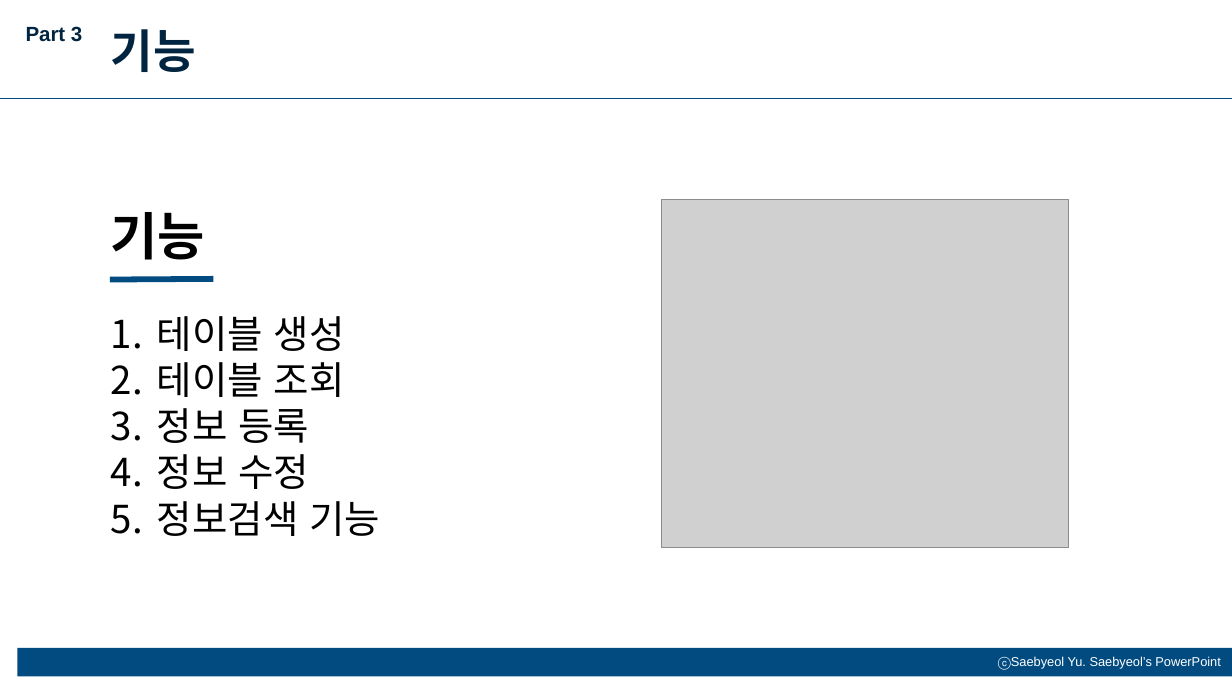
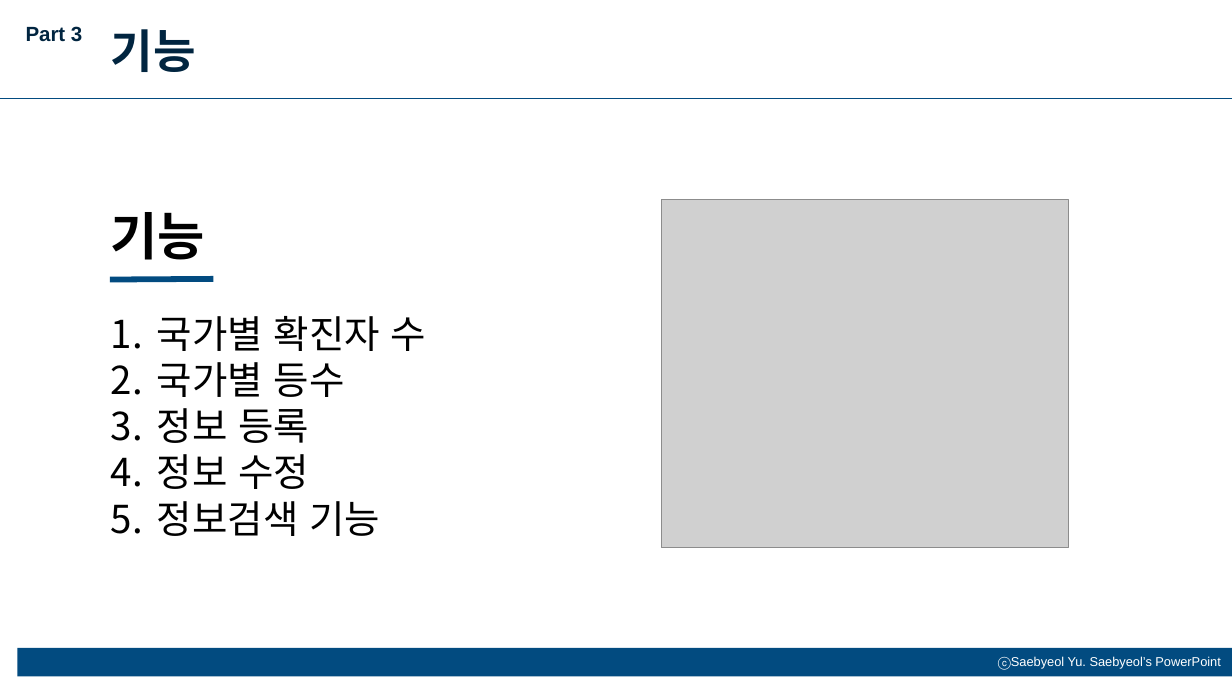
Before and after one commit to tjwnsgh112233/30412, a slide deck: slide 10 of 코로나 국가별 인원(30412서준호).pptx. Drawn at 1232x693 pixels with LibreOffice and Linux fonts; fonts in the diff are those of the drawing; grey boxes stand for pictures. Boxes give left, top, right and bottom in pixels: in the first picture for what was removed or moved away, otherwise in the second. Text is boxed around its words. In the diff, an @@ line names an element or a change of style, - is before the commit and + after.

Commit message:
last

```diff
--- a/코로나 국가별 인원(30412서준호).pptx
+++ b/코로나 국가별 인원(30412서준호).pptx
@@ text at <box>157,316,426,397</box>: text changed @@
-1. 테이블 생성
-2. 테이블 조회
+1. 국가별 확진자 수
+2. 국가별 등수
```
Also in this commit, not shown: 2 other slides changed.
